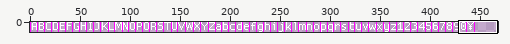
Edited in one commit: sprite sheet (resources/img/font.png). The first picture is a wide view before the edit; the outline marks the close-up.
Close-up. Old version:
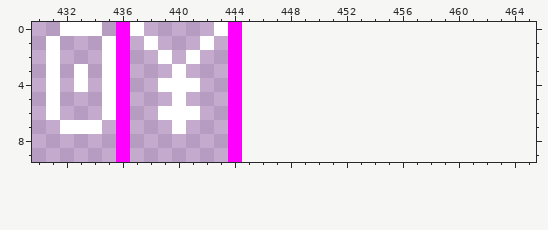
The file is 445x10 pixels. Shown: x 430..465, y 0..9. The old version is drawn lined up with the new one, on the new canvas. The wide view leaves out empty margins.
After:
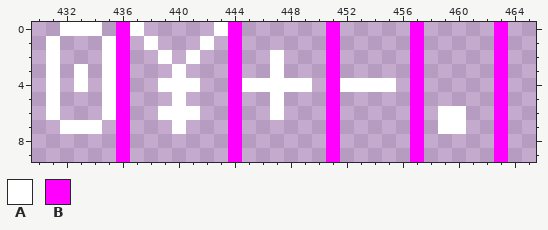
Palette (. is transparent): A #ffffff  B #ff00ff
The exact change:
canvas 445x10 -> 470x10
Colour A is added in rows 2 to 3 at x 447; in row 4 at x 445 to 449 and 452 to 455; in row 5 at x 447; in row 6 at x 447 and 459 to 460; in row 7 at x 459 to 460.
Colour B is added in rows 0 to 9 at x 451, 457 and 463.
Where, in picture pixels (left, top, right, bottom), the same in both close-ups:
added: (242, 22, 508, 162)
